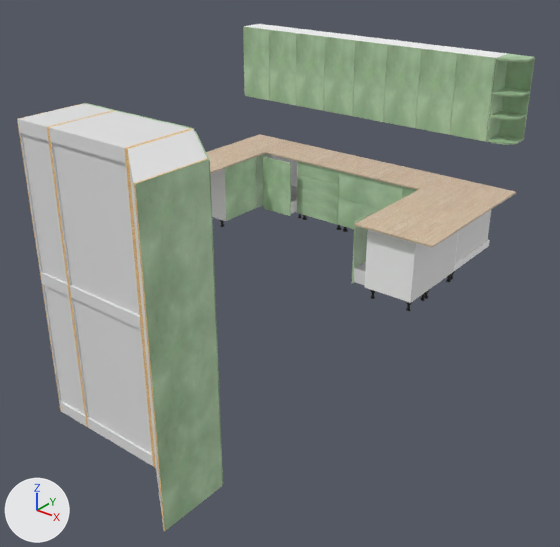
The glTF model Mooikloof_Kombuis.glb, before and after one commit.
Camera for both pictures: a camera (50 mm lens) standing at (6.93, -5.51, 3.91) and looking at (2.54, -0.03, 0.51). The lights are fixed; the arrows at lower left show +X, +Y and +Z. The picture after the commit comes second. Where no turn or scale is listed for an object, it has been applied to the vertices. Vertices at exactly the same position are counted once.
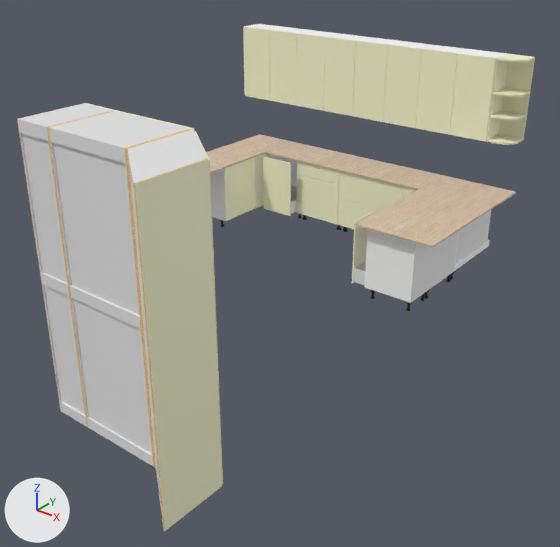
The change, as a list of edits to the scene's bpy script:
```text
Change me_c_door450x720:
    where me_c_door450x720.from_pydata(...)  # 8 vertices, 12 faces; spans x 0.002..0.448, y -0.016..0.0, z 0.001..0.719
    remove me_c_door450x720.materials.append(mat_wax_02)  # picture img_wax_02
    add me_c_door450x720.materials.append(mat_0055_lightgoldenrodyellow)  # pale yellow #fafad3
Change me_c_wallside720:
    where me_c_wallside720.from_pydata(...)  # 8 vertices, 12 faces; spans x 0.0..0.012, y 0.0..0.3, z 0.0..0.9
    remove me_c_wallside720.materials.append(mat_wax_02)  # picture img_wax_02
    add me_c_wallside720.materials.append(mat_0055_lightgoldenrodyellow)  # pale yellow #fafad3
Change me_c_wallside720_1:
    where me_c_wallside720_1.from_pydata(...)  # 8 vertices, 12 faces; spans x -0.3..-0.012, y 0.0..0.012, z 0.0..0.9
    remove me_c_wallside720_1.materials.append(mat_wax_02)  # picture img_wax_02
    add me_c_wallside720_1.materials.append(mat_0055_lightgoldenrodyellow)  # pale yellow #fafad3
Change me_g_object_005:
    where me_g_object_005.from_pydata(...)  # 10 vertices, 16 faces; spans x 0.0..0.288, y 0.0..0.288, z -0.02..0.0
    remove me_g_object_005.materials.append(mat_wax_02)  # picture img_wax_02
    add me_g_object_005.materials.append(mat_0055_lightgoldenrodyellow)  # pale yellow #fafad3
Change me_g_object_006:
    where me_g_object_006.from_pydata(...)  # 10 vertices, 16 faces; spans x 0.0..0.288, y 0.0..0.288, z -0.02..0.0
    remove me_g_object_006.materials.append(mat_wax_02)  # picture img_wax_02
    add me_g_object_006.materials.append(mat_0055_lightgoldenrodyellow)  # pale yellow #fafad3
Change me_g_object_007:
    where me_g_object_007.from_pydata(...)  # 10 vertices, 16 faces; spans x 0.0..0.288, y 0.0..0.288, z -0.02..0.0
    remove me_g_object_007.materials.append(mat_wax_02)  # picture img_wax_02
    add me_g_object_007.materials.append(mat_0055_lightgoldenrodyellow)  # pale yellow #fafad3
Change me_g_object_008:
    where me_g_object_008.from_pydata(...)  # 10 vertices, 16 faces; spans x 0.0..0.288, y 0.0..0.288, z -0.02..0.0
    remove me_g_object_008.materials.append(mat_wax_02)  # picture img_wax_02
    add me_g_object_008.materials.append(mat_0055_lightgoldenrodyellow)  # pale yellow #fafad3
Change me_c_door450x720edged_001:
    where me_c_door450x720edged_001.from_pydata(...)  # 8 vertices, 12 faces; spans x -0.016..0.0, y 0.0..0.595, z 0.0..0.718
    me_c_door450x720edged_001 part 1: all 2 faces that had it switch from mat_wax_02 (picture img_wax_02) to mat_0055_lightgoldenrodyellow (pale yellow #fafad3)
Change me_c_door450x720_1:
    where me_c_door450x720_1.from_pydata(...)  # 8 vertices, 12 faces; spans x 0.002..0.448, y -0.016..0.0, z 0.001..0.719
    remove me_c_door450x720_1.materials.append(mat_wax_02)  # picture img_wax_02
    add me_c_door450x720_1.materials.append(mat_0055_lightgoldenrodyellow)  # pale yellow #fafad3
Change me_c_drawer450_1:
    where me_c_drawer450_1.from_pydata(...)  # 8 vertices, 12 faces; spans x 0.0..0.178, y 0.0..0.446, z 0.0..0.016
    remove me_c_drawer450_1.materials.append(mat_wax_02)  # picture img_wax_02
    add me_c_drawer450_1.materials.append(mat_0055_lightgoldenrodyellow)  # pale yellow #fafad3
Change me_c_drawer600:
    where me_c_drawer600.from_pydata(...)  # 8 vertices, 12 faces; spans x 0.0..0.596, y -0.016..0.0, z 0.0..0.358
    remove me_c_drawer600.materials.append(mat_wax_02)  # picture img_wax_02
    add me_c_drawer600.materials.append(mat_0055_lightgoldenrodyellow)  # pale yellow #fafad3
Change me_g_object_052:
    where me_g_object_052.from_pydata(...)  # 8 vertices, 12 faces; spans x -0.01..0.0, y 0.0..0.58, z 0.0..2.5
    me_g_object_052 part 2: all 8 faces that had it switch from mat_wax_02 (picture img_wax_02) to mat_0055_lightgoldenrodyellow (pale yellow #fafad3)
Change me_g_object_059:
    where me_g_object_059.from_pydata(...)  # 8 vertices, 12 faces; spans x -0.52..0.01, y 0.0..0.43, z 0.0..2.47
    remove me_g_object_059.materials.append(mat_wax_02)  # picture img_wax_02
    add me_g_object_059.materials.append(mat_0055_lightgoldenrodyellow)  # pale yellow #fafad3
Change ob_g_picior_bucatarie_h10cm_027:
    ob_g_picior_bucatarie_h10cm_027.location: (3.5, 0.89, 0.04) -> (3.5, 1.27, 0.04)
Change ob_g_picior_bucatarie_h10cm_029:
    ob_g_picior_bucatarie_h10cm_029.location: (3.5, 1.19, 0.04) -> (3.5, 0.89, 0.04)
```

Pixel boxes [x1, y1, x2, y2] of what changed, in the pictures (560 x 547 px):
'C-Door450x720.001', recoloured (green to pale yellow): [450, 53, 496, 142] in both
'C-Door450x720', recoloured (green to pale yellow): [416, 49, 458, 135] in both
'C-Door450x720.007', recoloured (green to pale yellow): [383, 45, 422, 128] in both
'C-Door450x720.006', recoloured (green to pale yellow): [353, 41, 388, 122] in both
'C-Door450x720.005', recoloured (green to pale yellow): [324, 37, 356, 116] in both
'C-Door450x720.004', recoloured (green to pale yellow): [296, 33, 325, 111] in both
'C-Door450x720.003', recoloured (green to pale yellow): [269, 30, 297, 105] in both
'C-Door450x720.002', recoloured (green to pale yellow): [243, 27, 270, 100] in both
'C-WallSide720#1', recoloured (green to pale yellow): [499, 54, 535, 140] in both
'C-Drawer600', recoloured (green to pale yellow): [339, 171, 403, 209] in both
'C-Door450x720#1', recoloured (green to pale yellow): [263, 157, 291, 216] in both
'C-WallSide720', recoloured (green to pale yellow): [486, 54, 508, 141] in both
'C-Drawer600.001', recoloured (green to pale yellow): [338, 198, 381, 229] in both
'C-Door450x720#1.001', recoloured: [352, 212, 374, 283] in both
'C-Drawer450#1.002', recoloured (green to pale yellow): [297, 174, 339, 198] in both
'C-Drawer450#1.003', recoloured (green to pale yellow): [297, 187, 339, 211] in both
'C-Drawer450#1.001', recoloured (green to pale yellow): [297, 200, 338, 224] in both
'C-Drawer450#1', recoloured (green to pale yellow): [297, 161, 339, 184] in both
'G-Object.059', recoloured: [195, 131, 223, 484] in both
'G-Object.006', recoloured (green to pale yellow): [487, 134, 523, 145] in both
'G-Object.005', recoloured (green to pale yellow): [490, 110, 527, 120] in both
'G-Object.007', recoloured (green to pale yellow): [493, 88, 530, 97] in both
'G-Object.008', recoloured (green to pale yellow): [497, 54, 535, 62] in both
'G-Picior Bucatarie H10cm.027', moved: before [406, 302, 412, 311]; after [424, 289, 430, 299]
'G-Picior Bucatarie H10cm.029', moved: before [421, 292, 426, 301]; after [406, 302, 412, 311]
part 1 of me_c_door450x720edged_001, recoloured (green to pale yellow): [224, 157, 256, 221] in both
part 2 of me_g_object_052, recoloured (green to pale yellow): [135, 159, 222, 531] in both
